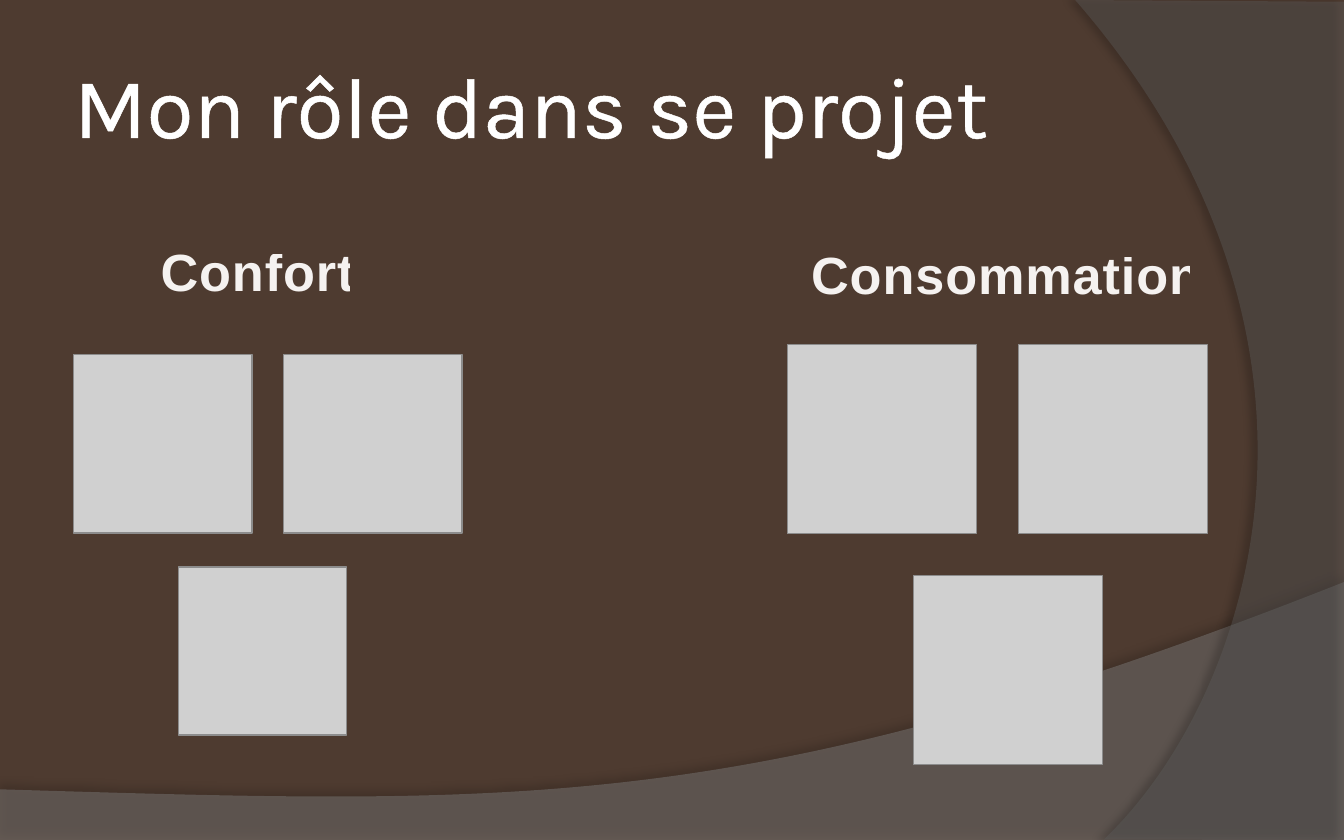
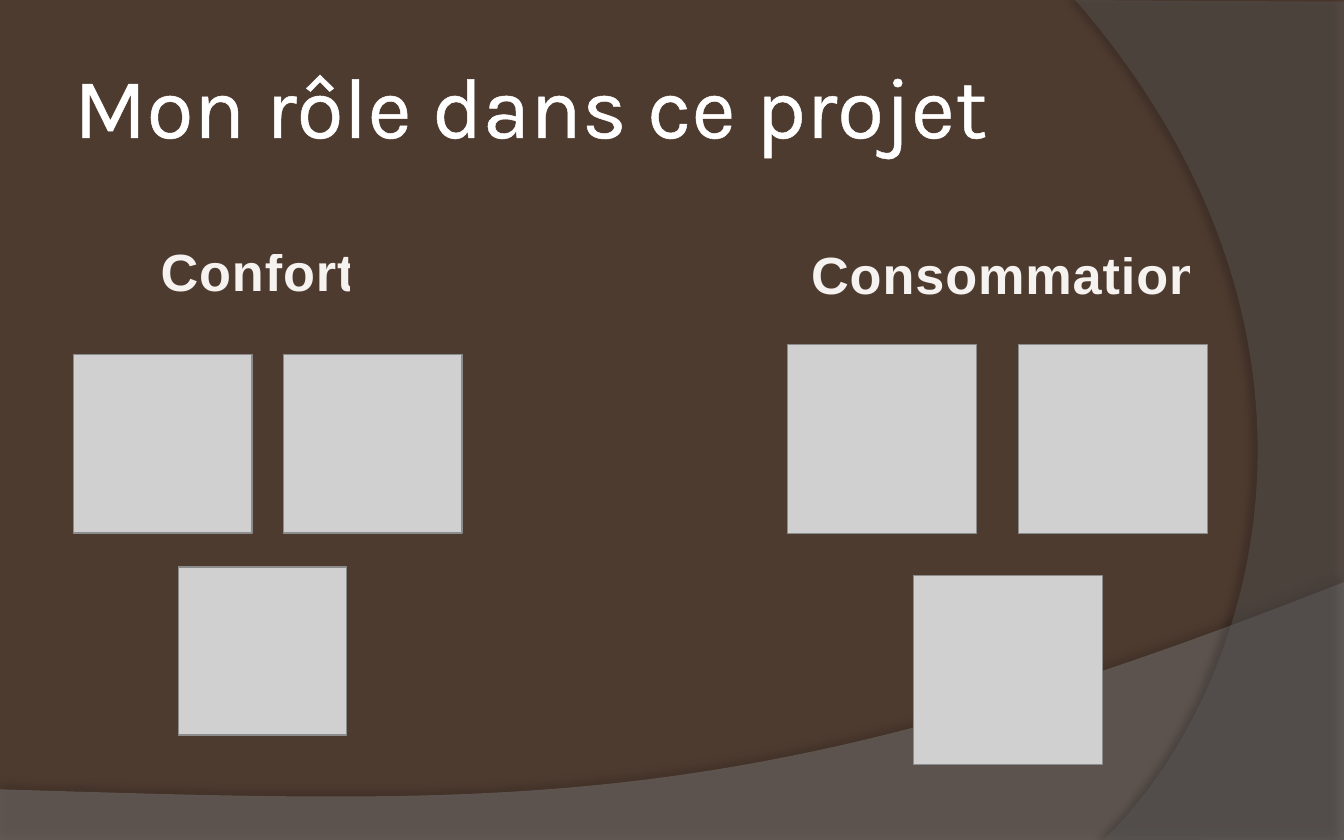
Before and after one commit to DrBalf/domotique_bts_sn_ec_projet, a slide deck: slide 13 of Rapport/Lore/presentation_revu.pptx. Drawn at 1344x840 pixels with LibreOffice and Linux fonts; fonts in the diff are those of the drawing; grey boxes stand for pictures. Boxes give left, top, right and bottom in pixels: in the first picture for what was removed or moved away, otherwise in the second. Text is boxed around its words. In the diff, an @@ line names an element or a change of style, - is before the commit and + after.

```diff
--- a/Rapport/Lore/presentation_revu.pptx
+++ b/Rapport/Lore/presentation_revu.pptx
@@ title at box(74, 75, 987, 158): text changed @@
-Mon rôle dans se projet
+Mon rôle dans ce projet
```
Also in this commit, not shown: 20 other files.
